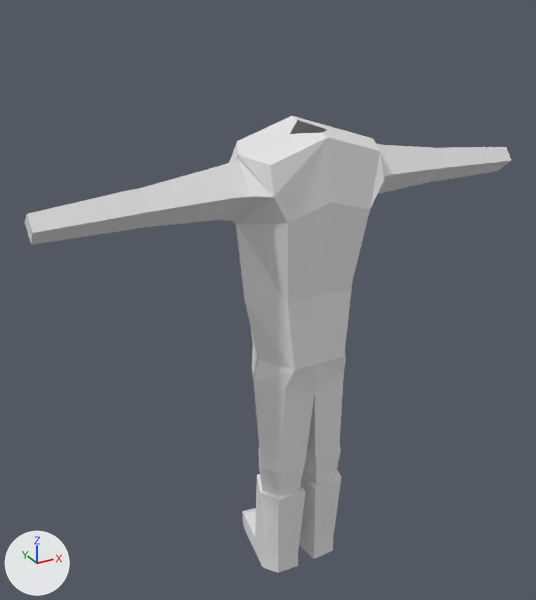
The Blender file assets/models/groundskeeper/groundskeeper.blend as it was, and as the next commit left it.
Before and after are seen from a camera (50 mm lens) standing at (-2.52, -4.08, 4.54) and looking at (-0.13, 0.28, 2.36). Lighting does not change. The marker at lower left points along +X, +Y and +Z. The first picture is the older version.

Names of what the first picture shows: 'Groundskeeper'.
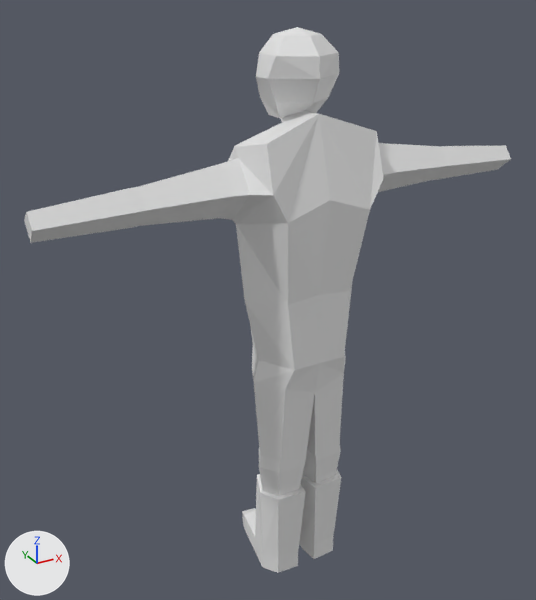
Commit message: groundskeeper progress: did head

Boxes [x1, y1, x2, y2] around the edits, measured in the pictures (536 x 600 px; the box of a moved part takes in the faces that stretch with it):
'Groundskeeper', reshaped (19% taller): before [25, 116, 512, 573]; after [24, 27, 511, 573]
part 1 of me_cube_001, moved or reshaped: before [25, 116, 512, 305]; after [24, 27, 511, 305]

The edits, one by one:
me_cube_001 is used by ob_groundskeeper; location (0.0, 0.0, 2.436); scale (0.31, 0.31, 0.31).
me_cube_001 had 94 vertices, 83 faces and spanned x -5.77..0.0, y -1.0..1.81, z -7.35..4.04.
me_cube_001 now has 117 vertices, 102 faces and spans x -5.77..0.0, y -1.0..1.81, z -7.35..5.81.
Part 1, on me_cube_001:
21 vertices in x -5.77..0.0, y -1.0..0.75, z 2.06..3.42 move by (0.0, 0.02, 0.03).
10 vertices move from x -1.63..0.0, y -0.83..0.95, z 2.8..4.04 to x -1.63..0.0, y -0.68..0.98, z 2.83..4.24.
23 vertices are added at x -0.84..0.0, y -0.47..1.5, z 3.93..5.81.
19 new faces join them.
